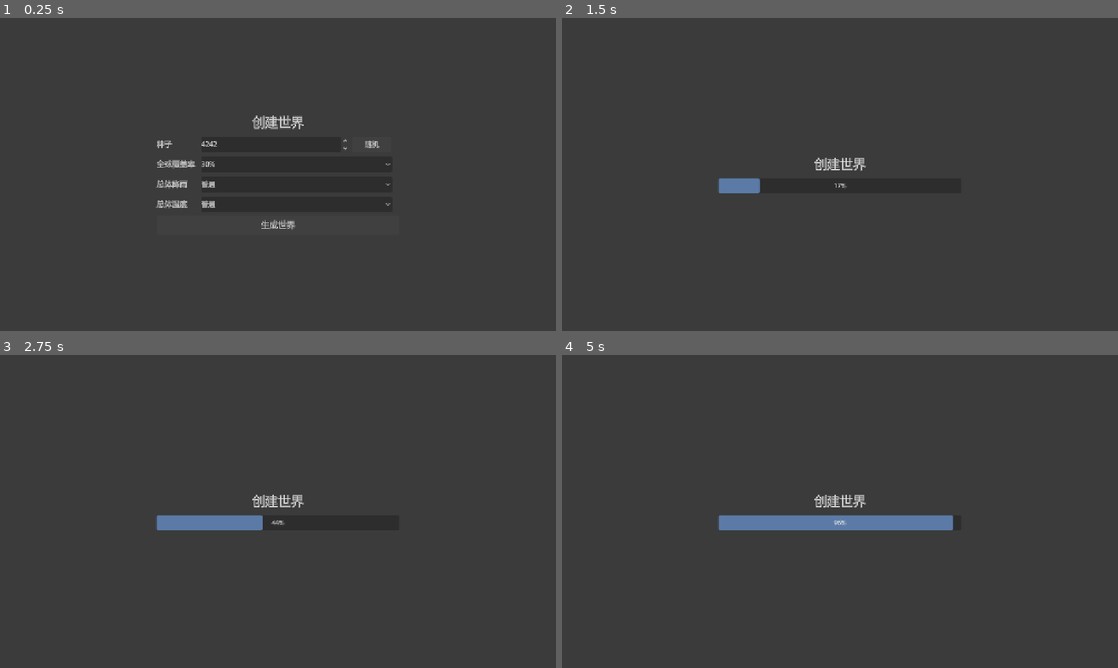
Above: before the commit, frames 1-4 (two rows, left to right).
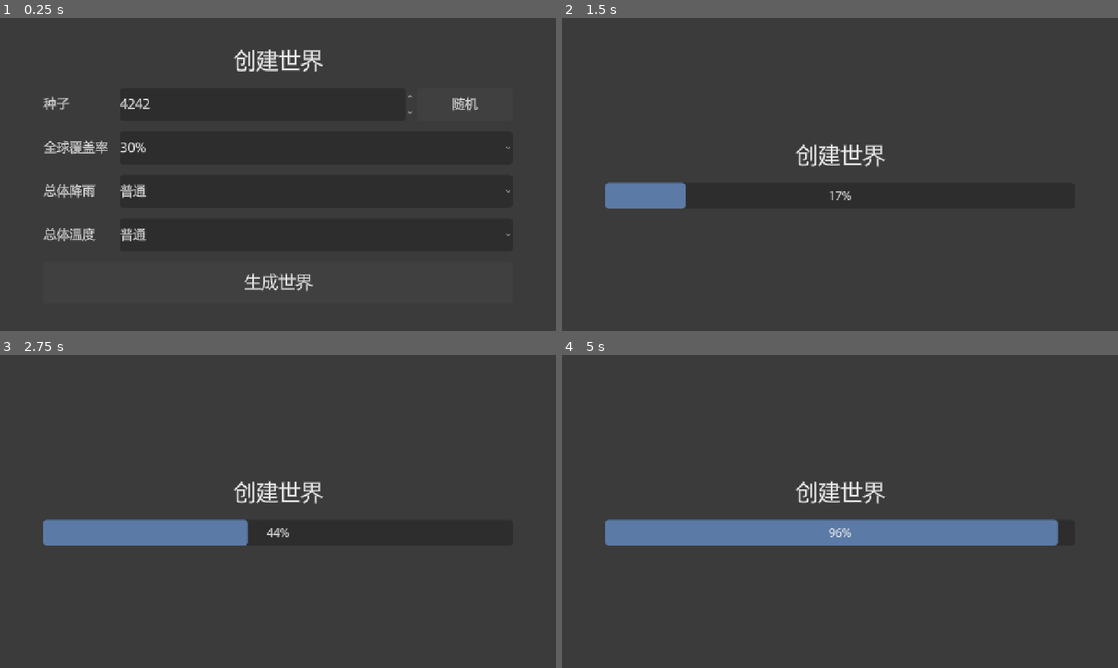
Above: after the commit, the same moments.

Repository: uvw327/demo-2
Game: Godot game, scene res://planet.tscn
Same seed, same stepped clock (60 frames per second), same inputs: the game is played once before the commit and once after it.
Inputs (mouse positions are in pixels of both pictures, inside the frame that each line leads up to):
- Up to frame 1 (0.25 s): no input
- Up to frame 2 (1.5 s): click "随机" at 0.5 s; click "生成世界" at 1.25 s
- Up to frame 3 (2.75 s): tap Enter at 2 s; move the mouse to (400, 495) at 2.02 s; hold Shift from 2.03 s (still down); click (400, 495) at 2.17 s
- Up to frame 4 (5 s): release Shift at 2.75 s; drag from (728, 527) to (812, 574) at 2.77 s; move the mouse to (895, 442) at 3.52 s; tap Ctrl at 3.6 s; click (895, 442) at 3.67 s; drag from (812, 574) to (673, 464) at 4.27 s

The runs differ from the first frame. In frame 1, 3.5% of the frame differs, in the area x 7-92%, y 10-88%; in frame 2, 2.4%; in frame 3, 3.8%; in frame 4, 6.9%, in the area x 7-90%, y 40-61%.

Commit message:
菜单 UI 适配移动端：MarginContainer 重构骨架，控件按触屏比例放大（字号/高度/间距），全部节点属性实现

Diff:
--- a/world_menu.gd
+++ b/world_menu.gd
@@ -62,34 +62,40 @@
 	bg.set_anchors_preset(Control.PRESET_FULL_RECT)
 	root.add_child(bg)
 
-	# 居中容器
-	var center := CenterContainer.new()
-	center.set_anchors_preset(Control.PRESET_FULL_RECT)
-	root.add_child(center)
-
+	# 内容外边距：左右各留 100、上下 44，宽屏上内容不会被拉满；
+	# 窄屏（如 4:3 横屏平板）时 VBox 的子项宽度自动收缩，不写死宽就不会溢出。
+	var margin := MarginContainer.new()
+	margin.set_anchors_preset(Control.PRESET_FULL_RECT)
+	for m in ["margin_left", "margin_right"]:
+		margin.add_theme_constant_override(m, 100)
+	for m in ["margin_top", "margin_bottom"]:
+		margin.add_theme_constant_override(m, 44)
+	root.add_child(margin)
+
+	# 根面板：垂直居中，子项宽度默认铺满 MarginContainer 内部（桌面端即 1280-200=1080）
 	var panel := VBoxContainer.new()
-	panel.custom_minimum_size = Vector2(560, 0)
-	panel.add_theme_constant_override("separation", 10)
-	center.add_child(panel)
+	panel.alignment = BoxContainer.ALIGNMENT_CENTER
+	panel.add_theme_constant_override("separation", 24)
+	margin.add_child(panel)
 
 	# 标题
 	var title := Label.new()
 	title.text = "创建世界"
 	title.horizontal_alignment = HORIZONTAL_ALIGNMENT_CENTER
-	title.add_theme_font_size_override("font_size", 30)
+	title.add_theme_font_size_override("font_size", 52)
 	title.add_theme_color_override("font_color", TEXT)
 	panel.add_child(title)
 
 	# 表单（生成时整体隐藏）
 	_form_box = VBoxContainer.new()
-	_form_box.add_theme_constant_override("separation", 8)
+	_form_box.add_theme_constant_override("separation", 24)
 	panel.add_child(_form_box)
 
 	# 两列表单：左标签右控件
 	var grid := GridContainer.new()
 	grid.columns = 2
-	grid.add_theme_constant_override("h_separation", 14)
-	grid.add_theme_constant_override("v_separation", 10)
+	grid.add_theme_constant_override("h_separation", 28)
+	grid.add_theme_constant_override("v_separation", 24)
 	_form_box.add_child(grid)
 
 	# 种子：SpinBox（自带上下小箭头）+ “随机”按钮
@@ -103,12 +109,15 @@
 	_seed_box.max_value = 99999
 	_seed_box.step = 1
 	_seed_box.value = 4242
-	_seed_box.custom_minimum_size = Vector2(340, 36)
-	_seed_box.add_theme_font_size_override("font_size", 16)
+	_seed_box.custom_minimum_size = Vector2(320, 76)
+	# 吃掉行内剩余宽度：种子输入框变长，“随机”按钮靠到行尾
+	_seed_box.size_flags_horizontal = Control.SIZE_EXPAND_FILL
+	_seed_box.add_theme_font_size_override("font_size", 30)
+	_seed_box.get_line_edit().add_theme_font_size_override("font_size", 30)
 	_seed_box.get_line_edit().add_theme_stylebox_override("normal", _flat_style(FIELD_BG))
 	_seed_box.get_line_edit().add_theme_color_override("font_color", TEXT)
 	seed_row.add_child(_seed_box)
-	var random_btn := _make_button("随机", Vector2(90, 36), 16)
+	var random_btn := _make_button("随机", Vector2(220, 76), 30)
 	random_btn.pressed.connect(func(): _seed_box.value = randi() % 100000)
 	seed_row.add_child(random_btn)
 
@@ -123,21 +132,23 @@
 	_rainfall = rainfall_opt
 	_temperature = temperature_opt
 
-	# 生成世界按钮
-	var gen_btn := _make_button("生成世界", Vector2(560, 44), 20)
+	# 生成世界按钮：宽度铺满，高度触屏友好
+	var gen_btn := _make_button("生成世界", Vector2(0, 96), 40)
+	gen_btn.size_flags_horizontal = Control.SIZE_EXPAND_FILL
 	gen_btn.pressed.connect(_on_generate_pressed)
 	_form_box.add_child(gen_btn)
 
-	# 进度条（初始隐藏）
+	# 进度条（初始隐藏）：宽度铺满
 	_progress = ProgressBar.new()
-	_progress.custom_minimum_size = Vector2(560, 34)
+	_progress.custom_minimum_size = Vector2(0, 60)
+	_progress.size_flags_horizontal = Control.SIZE_EXPAND_FILL
 	_progress.min_value = 0.0
 	_progress.max_value = 100.0
 	_progress.show_percentage = true
 	_progress.visible = false
 	_progress.add_theme_stylebox_override("background", _flat_style(FIELD_BG))
 	_progress.add_theme_stylebox_override("fill", _flat_style(Color("5b7aa6")))
-	_progress.add_theme_font_size_override("font_size", 14)
+	_progress.add_theme_font_size_override("font_size", 26)
 	panel.add_child(_progress)
 
 
@@ -157,7 +168,7 @@
 func _make_label(text: String) -> Label:
 	var l := Label.new()
 	l.text = text
-	l.add_theme_font_size_override("font_size", 18)
+	l.add_theme_font_size_override("font_size", 30)
 	l.add_theme_color_override("font_color", TEXT)
 	return l
 
@@ -182,8 +193,10 @@
 		opt.add_item(item[0])
 		opt.set_item_metadata(opt.item_count - 1, item[1])
 	opt.select(default_index)
-	opt.custom_minimum_size = Vector2(440, 36)
-	opt.add_theme_font_size_override("font_size", 16)
+	opt.custom_minimum_size = Vector2(240, 76)
+	# 吃掉网格行内剩余宽度，控件列与标签列拉开
+	opt.size_flags_horizontal = Control.SIZE_EXPAND_FILL
+	opt.add_theme_font_size_override("font_size", 30)
 	opt.add_theme_color_override("font_color", TEXT)
 	for state in ["normal", "hover", "pressed"]:
 		var style := _flat_style(FIELD_BG if state == "normal" else (BTN_HOVER if state == "hover" else BTN_PRESSED))
@@ -196,11 +209,12 @@
 	return opt
 
 
-# 共享主题：default_font 用烘焙字形，菜单子树全部继承（含 SpinBox 的 LineEdit、进度条文字）
+# 共享主题：default_font 用烘焙字形，default_font_size 28——
+# 下拉列表 PopupMenu 挂回本主题后同样以 28 号渲染，触屏可读
 func _make_font_theme() -> Theme:
 	var theme := Theme.new()
 	theme.default_font = UI_FONT
-	theme.default_font_size = 16
+	theme.default_font_size = 28
 	return theme
 
 
@@ -209,9 +223,9 @@
 	grid.add_child(control)
 
 
-# 圆角矩形风格（4px 圆角，统一所有深灰控件观感）
+# 圆角矩形风格（8px 圆角，统一所有深灰控件观感）
 func _flat_style(color: Color) -> StyleBoxFlat:
 	var sb := StyleBoxFlat.new()
 	sb.bg_color = color
-	sb.set_corner_radius_all(4)
+	sb.set_corner_radius_all(8)
 	return sb
